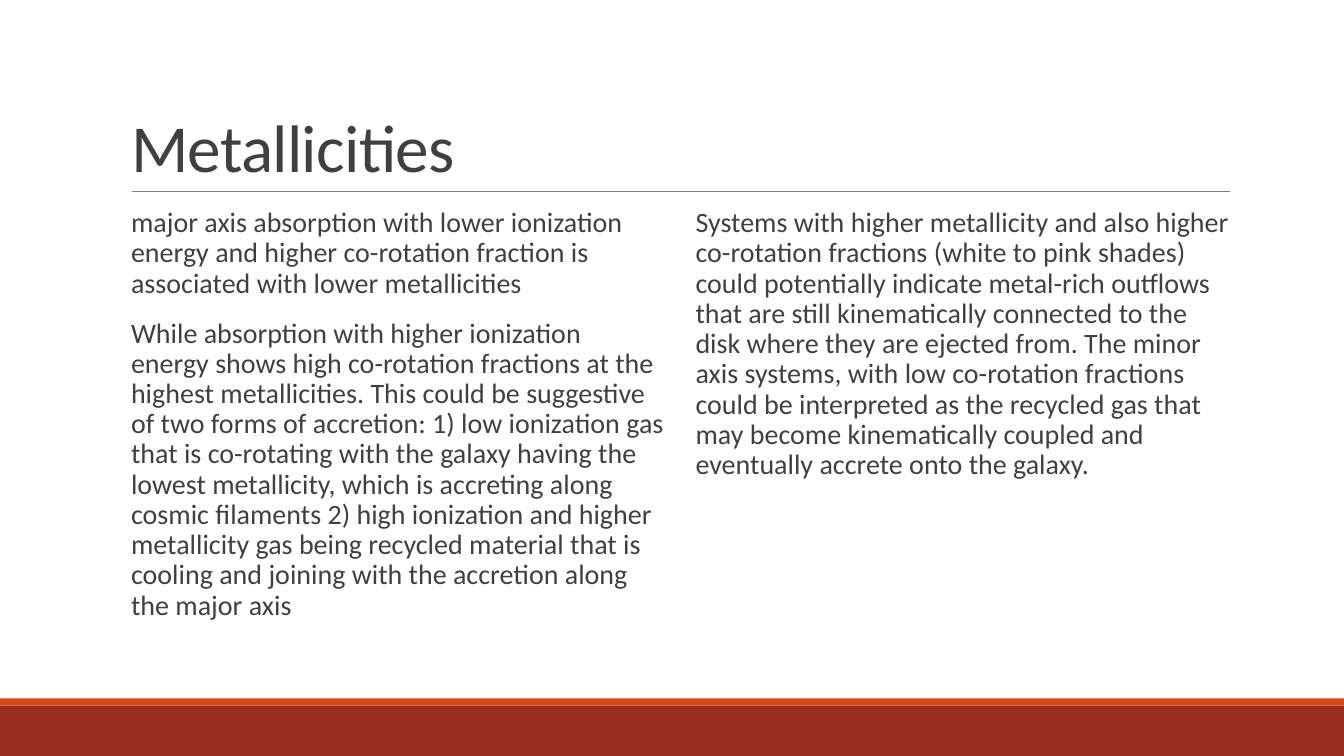
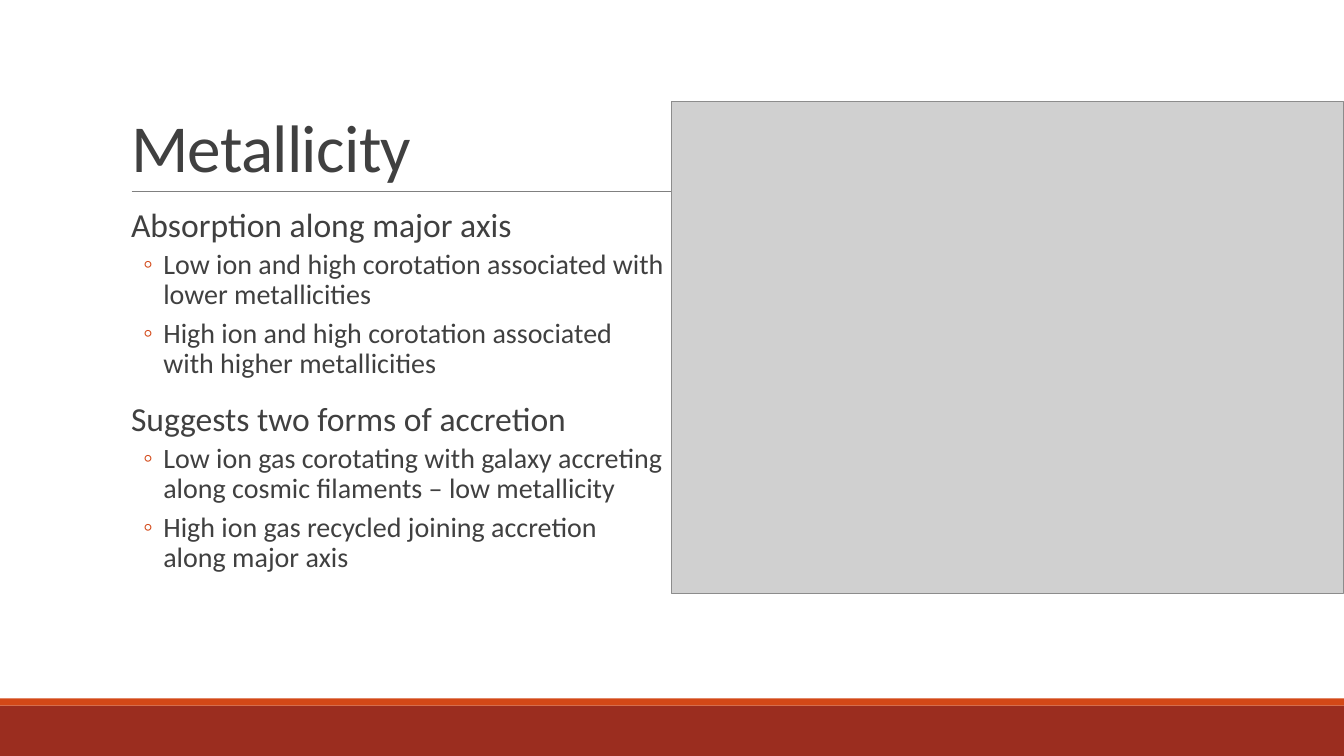
Before and after one commit to brockparker/Coursework, a slide deck: slide 11 of CGM_Group_12012023.pptx (slide 13 before the commit). Drawn at 1344x756 pixels with LibreOffice and Linux fonts; fonts in the diff are those of the drawing; grey boxes stand for pictures. Boxes give left, top, right and bottom in pixels: in the first picture for what was removed or moved away, otherwise in the second. Text is boxed around its words. In the diff, an @@ line names an element or a change of style, - is before the commit and + after.

```diff
--- a/CGM_Group_12012023.pptx
+++ b/CGM_Group_12012023.pptx
@@ picture added at (673,102,1344,594) @@
@@ title at (131,125,411,183): text changed @@
-Metallicities
+Metallicity
@@ text at (131,213,664,572): text changed @@
-  major axis absorption with lower ionization energy and higher co-rotation fraction is associated with lower metallicities
-  While absorption with higher ionization energy shows high co-rotation fractions at the highest metallicities. This could be suggestive of two forms of accretion: 1) low ionization gas that is co-rotating with the galaxy having the lowest metallicity, which is accreting along cosmic filaments 2) high ionization and higher metallicity gas being recycled material that is cooling and joining with the accretion along the major axis
+  Absorption along major axis
+  ◦ Low ion and high corotation associated with lower metallicities
+  ◦ High ion and high corotation associated with higher metallicities
+  Suggests two forms of accretion
+  ◦ Low ion gas corotating with galaxy accreting along cosmic filaments – low metallicity
+  ◦ High ion gas recycled joining accretion along major axis
@@ text removed at (696,212,1229,479) @@
-  Systems with higher metallicity and also higher co-rotation fractions (white to pink shades) could potentially indicate metal-rich outflows that are still kinematically connected to the disk where they are ejected from. The minor axis systems, with low co-rotation fractions could be interpreted as the recycled gas that may become kinematically coupled and eventually accrete onto the galaxy.
```
Also in this commit, not shown: 3 other slides changed, 4 slides added, 8 slides removed.
